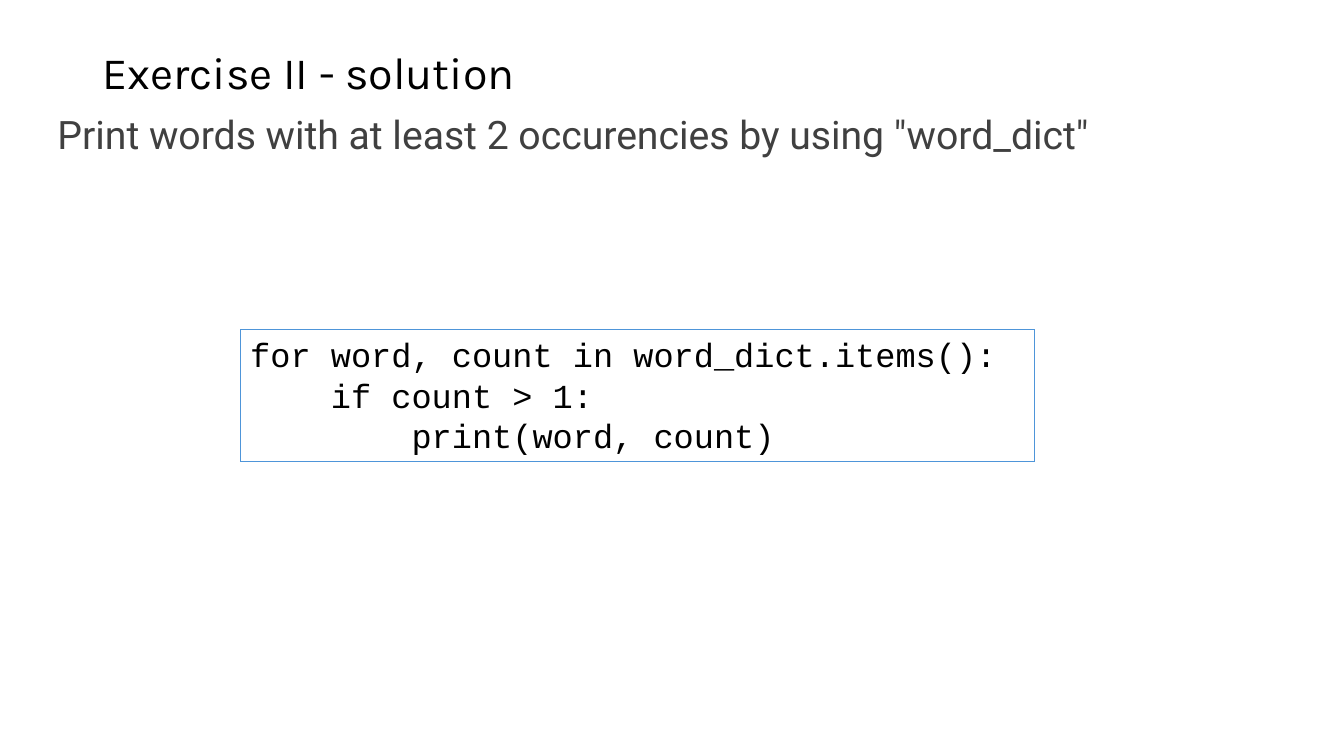
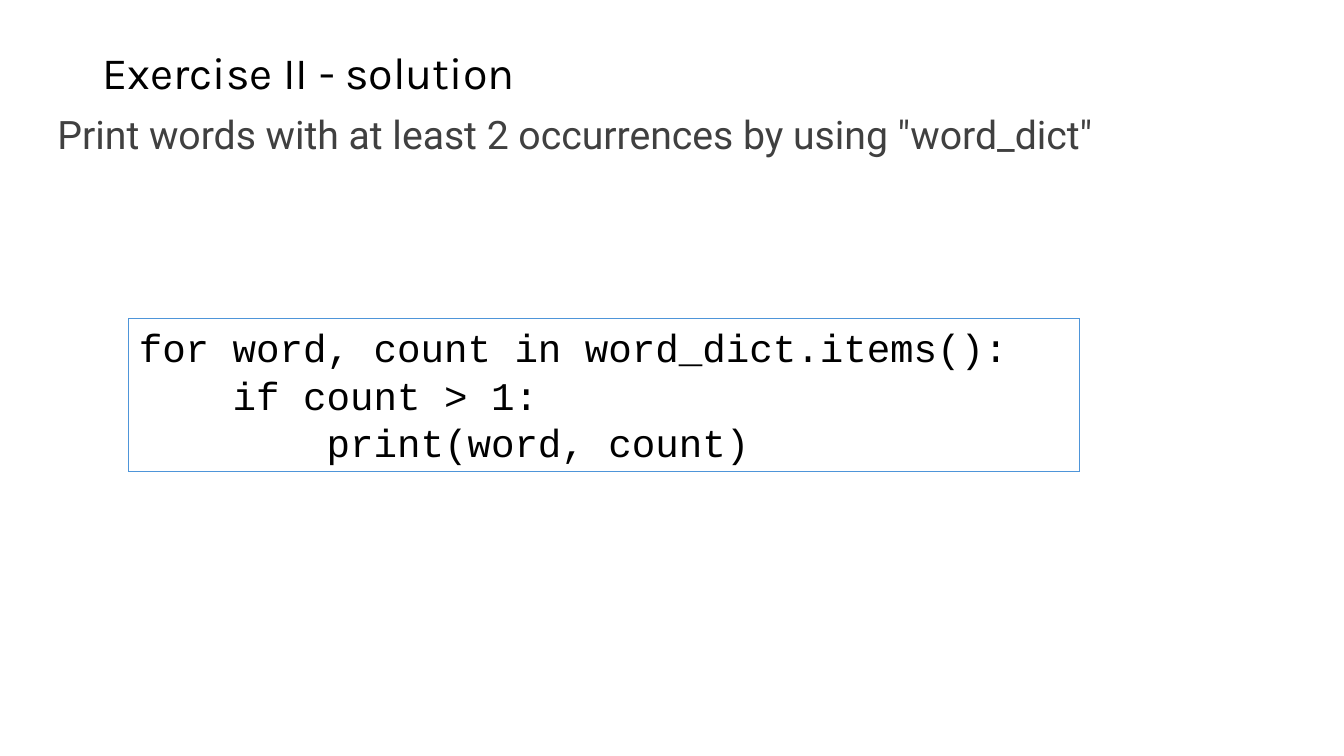
Before and after one commit to liu3zhenlab/teaching, a slide deck: slide 23 of PLPTH813Bioinformatis/2025/1_lecture/lecture16_Python.pptx (slide 22 before the commit). Drawn at 1344x756 pixels with LibreOffice and Linux fonts; fonts in the diff are those of the drawing. Boxes give left, top, right and bottom in pixels: in the first picture for what was removed or moved away, otherwise in the second. Text is boxed around its words. In the diff, an @@ line names an element or a change of style, - is before the commit and + after.

```diff
--- a/PLPTH813Bioinformatis/2025/1_lecture/lecture16_Python.pptx
+++ b/PLPTH813Bioinformatis/2025/1_lecture/lecture16_Python.pptx
@@ text at (57, 119, 1093, 158): text changed @@
-Print words with at least 2 occurencies by using "word_dict"
+Print words with at least 2 occurrences by using "word_dict"
@@ rectangle "for word, count in word_dict.items():": place and size @@
-rectangle "for word, count in word_dict.items():" at (240, 330, 1034, 462)
+rectangle "for word, count in word_dict.items():" at (129, 319, 1080, 471)
@@ rectangle "for word, count in word_dict.items():" at (129, 319, 1080, 471): size 24 to 28 pt @@
```
Also in this commit, not shown: 13 other slides changed, 1 slide added.
